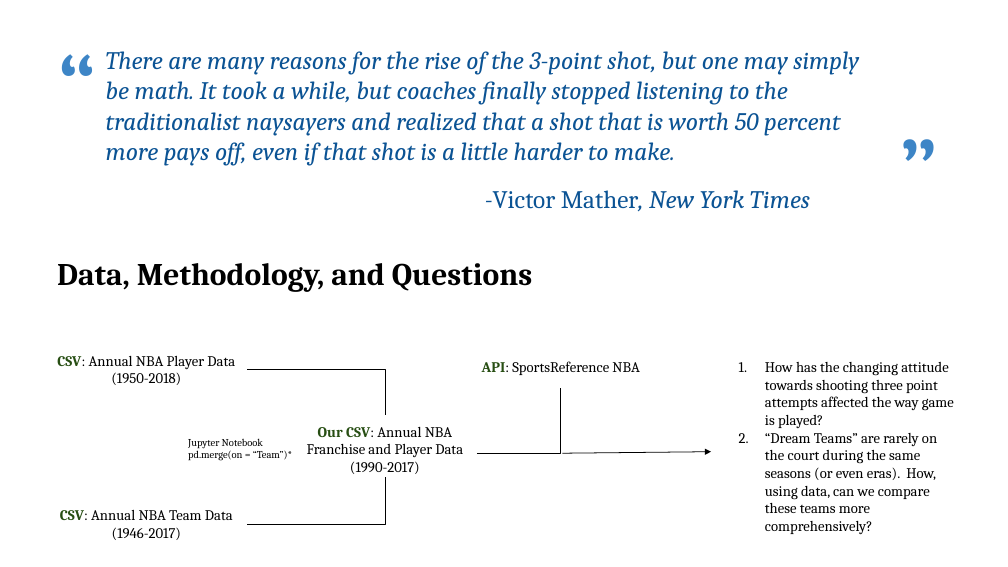
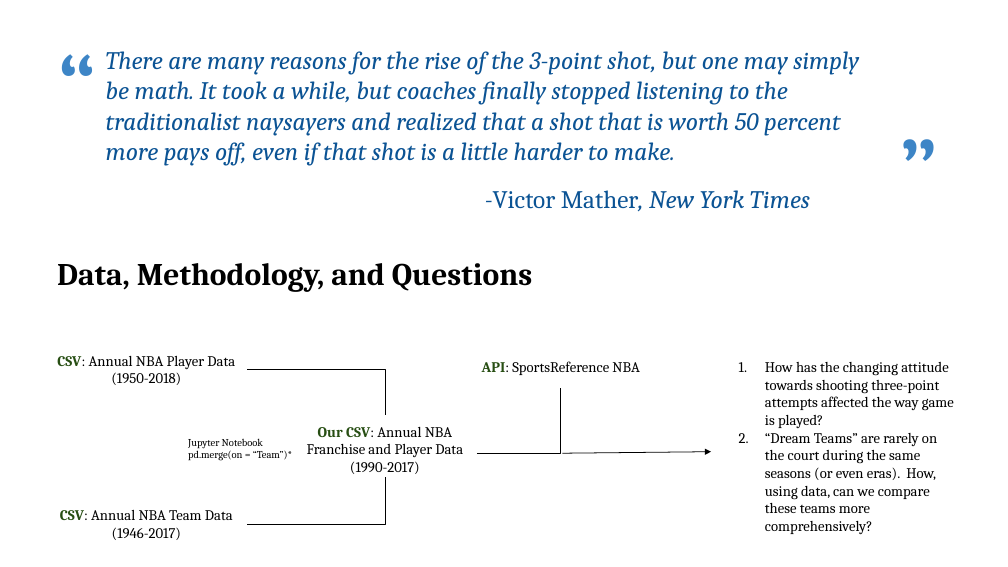
Before and after one commit to chanafin/7-GWHW, a slide deck: slide 2 of thelastdance .pptx. Drawn at 1008x567 pixels with LibreOffice and Linux fonts; fonts in the diff are those of the drawing. Boxes give left, top, right and bottom in pixels: in the first picture for what was removed or moved away, otherwise in the second. Text is boxed around its words. In the diff, an @@ line names an element or a change of style, - is before the commit and + after.

```diff
--- a/thelastdance .pptx
+++ b/thelastdance .pptx
@@ text at [765,362,954,428]: text changed @@
-1. How has the changing attitude towards shooting three point attempts affected the way game is played?
+1. How has the changing attitude towards shooting three-point attempts affected the way game is played?
```
Also in this commit, not shown: 4 other slides changed.
